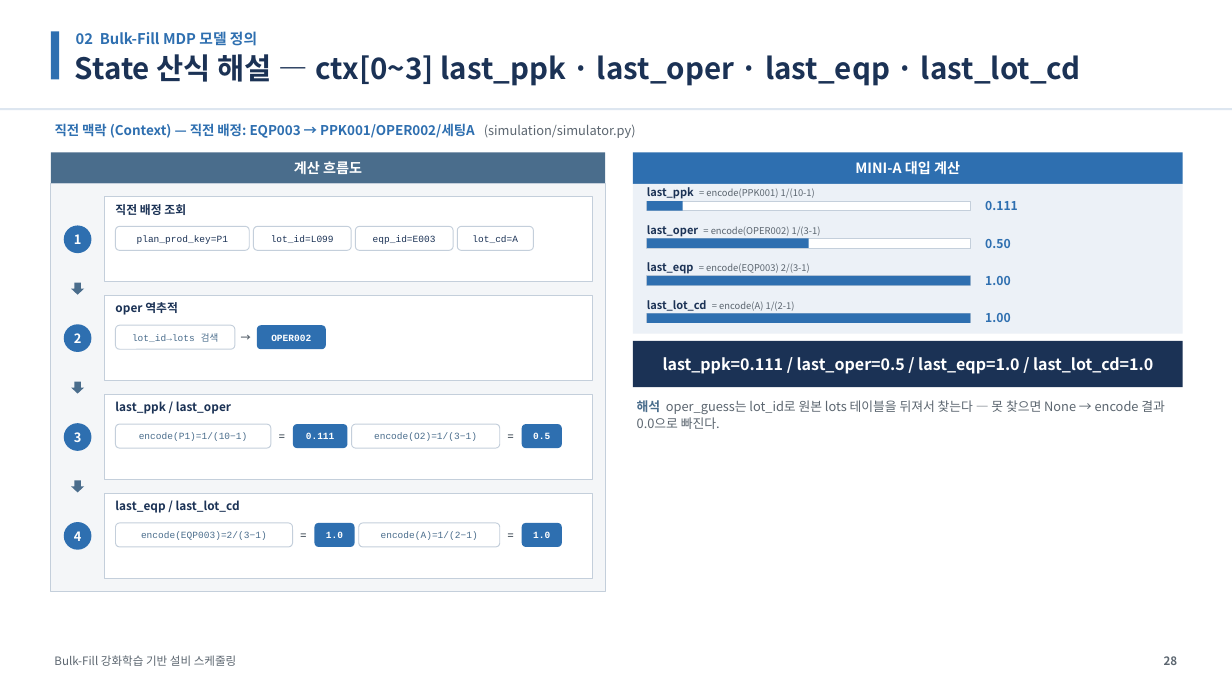
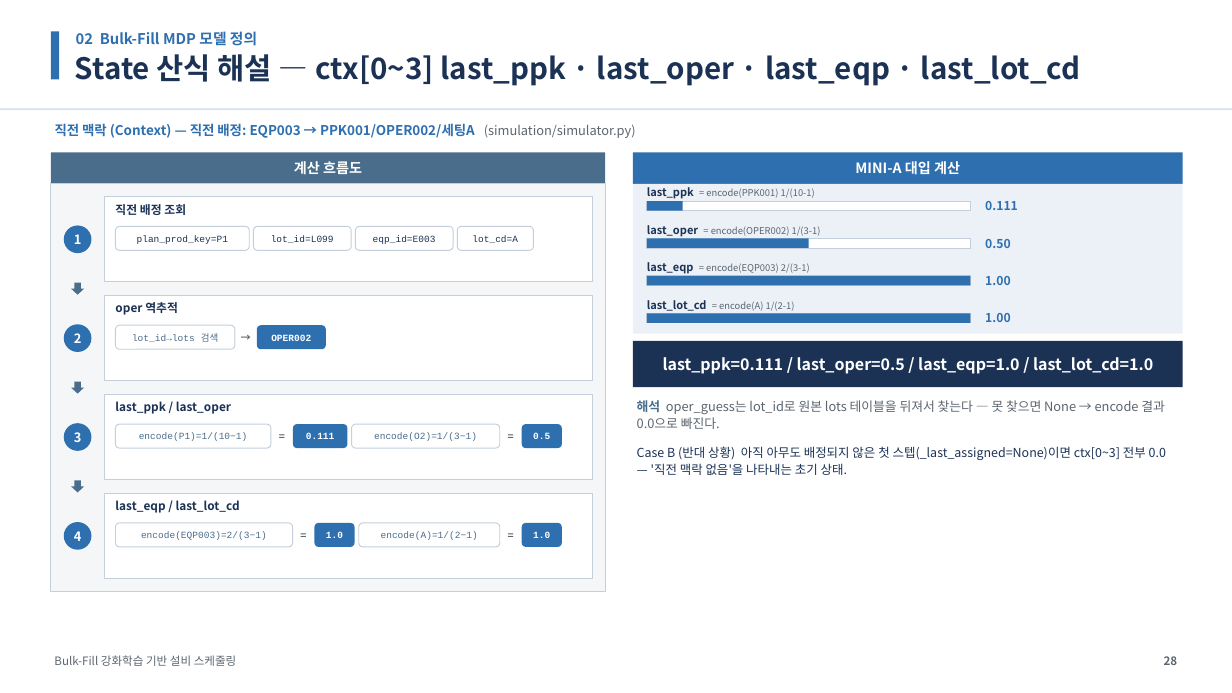
Before and after one commit to relighting123/pjt_scheduling, a slide deck: slide 28 of docs/스케줄링_발표자료.pptx. Drawn at 1232x693 pixels with LibreOffice and Linux fonts; fonts in the diff are those of the drawing. Boxes give left, top, right and bottom in pixels: in the first picture for what was removed or moved away, otherwise in the second. Text is boxed around its words. In the diff, an @@ line names an element or a change of style, - is before the commit and + after.

```diff
--- a/docs/스케줄링_발표자료.pptx
+++ b/docs/스케줄링_발표자료.pptx
@@ text at box(637, 446, 1166, 475): paragraph added @@
+Case B (반대 상황) 아직 아무도 배정되지 않은 첫 스텝(_last_assigned=None)이면 ctx[0~3] 전부 0.0 — '직전 맥락 없음'을 나타내는 초기 상태.
```
Also in this commit, not shown: 14 other slides changed, 1 other file.
